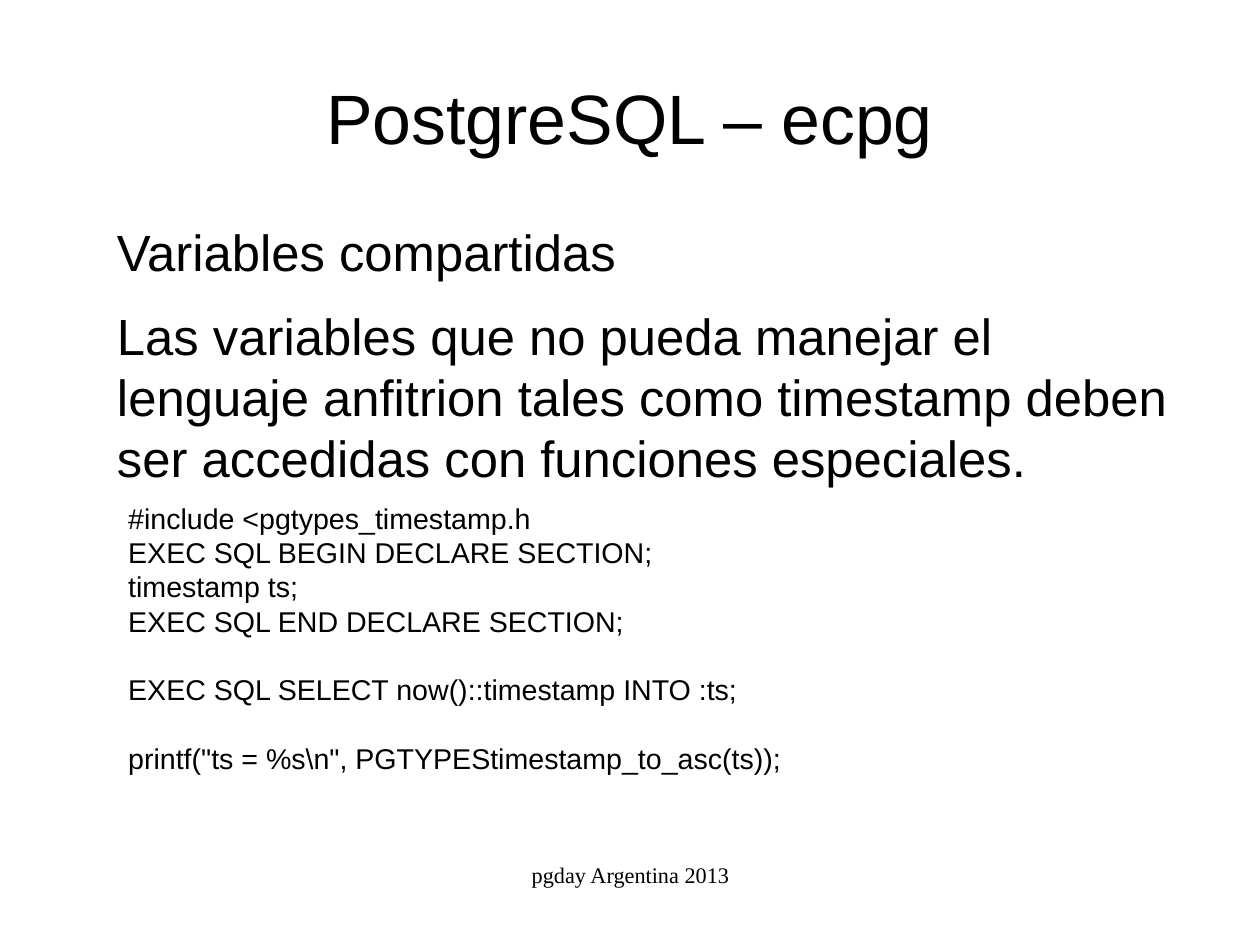
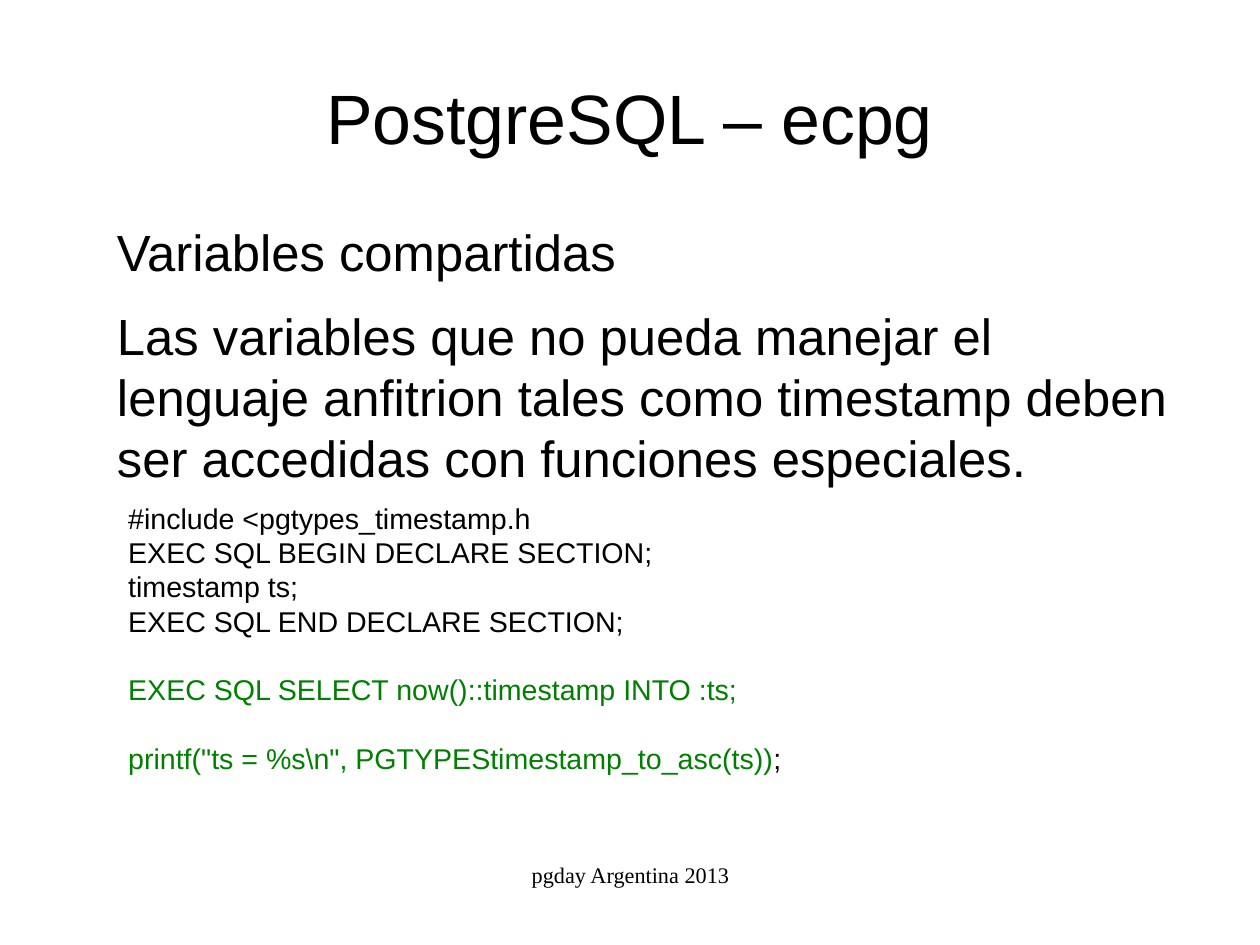
Before and after one commit to marcelorauldiaz/pgday_ecpg, a slide deck: slide 8 of ecpg.odp (slide 7 before the commit). Drawn at 1260x945 pixels with LibreOffice and Linux fonts; fonts in the diff are those of the drawing. Boxes give left, top, right and bottom in pixels: in the first picture for what was removed or moved away, otherwise in the second. Text is boxed around its words. In the diff, an @@ line names an element or a change of style, - is before the commit and + after.

```diff
--- a/ecpg.odp
+++ b/ecpg.odp
@@ text at bbox=[128, 679, 781, 774]: text colour #000000 to #008000 in "EXEC SQL SELECT now()::timestamp INTO :ts;", "printf("ts = %s\n", PGTYPEStimestamp_to_asc(ts));" @@
```
Also in this commit, not shown: 1 other slide changed, 1 slide added, 5 other files.
